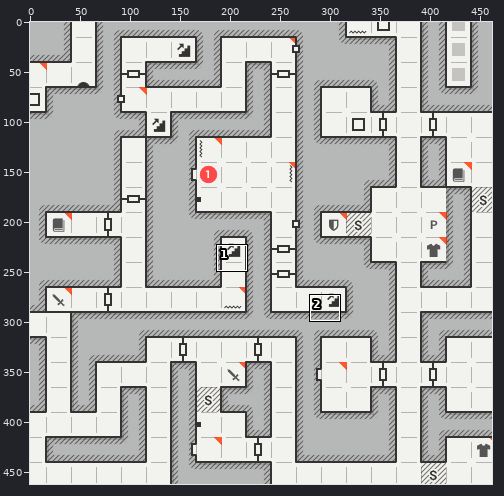
A sprite sheet gets an edit: source/_static/img/frontpage/ss-eob-2-thumb.png. The picture above shows the old version from afar; the outline marks the close-up.
Close-up. Before the edit:
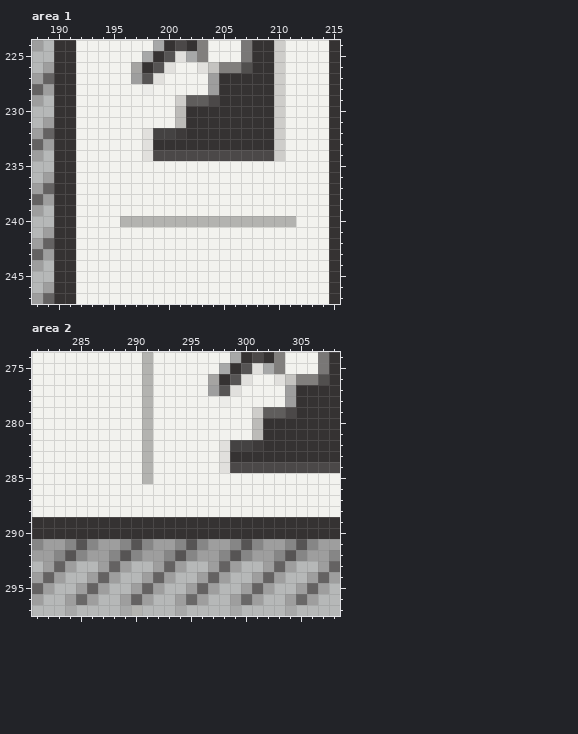
The file is 462x462 pixels. Colours within 5 levels of each other are drawn and written as one. Shown: area 1: x 188..215, y 224..247; area 2: x 281..308, y 274..297. The commit also changed other parts of the picture, which this record leaves out.
Once edited:
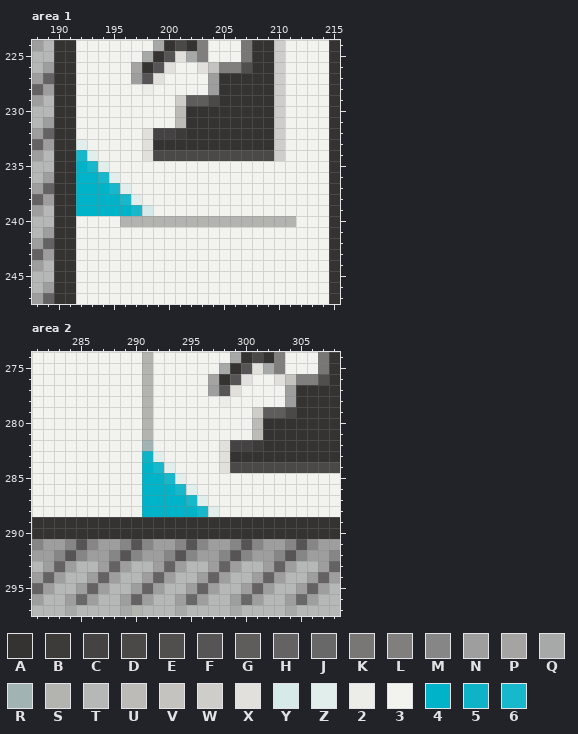
Palette (. is transparent): A #353232  B #3d3a3a  C #444242  D #4b4848  E #514f4e  F #565454  G #5f5d5c  H #646262  J #696868  K #797776  L #817f7d  M #868686  N #9e9e9e  P #a5a4a2  Q #a7a8a8  R #a2b3b3  S #b3b3b0  T #b6b8b8  U #bcbbb8  V #c4c3c0  W #cecdca  X #e1e0dd  Y #d6eae9  Z #e1eeec  2 #ecece9  3 #f2f2ee  4 #00b3c8  5 #0fb3c7  6 #17b8cb
Change:
Area 1:
The edit turns colour 3 into colour 4 in row 235 at x 192; in row 236 at x 192 to 193; in row 237 at x 192 to 194; in row 238 at x 192 to 195; in row 239 at x 192 to 196.
The edit turns colour 3 into colour 6 in row 234 at x 192; in row 235 at x 193; in row 236 at x 194; in row 237 at x 195; in row 238 at x 196; in row 239 at x 197.
The edit turns colour 3 into colour Y in row 239 at x 198.
The edit turns colour 3 into colour Z in row 233 at x 192; in row 234 at x 193; in row 235 at x 194; in row 236 at x 195; in row 237 at x 196; in row 238 at x 197.
Area 2:
The edit turns colour 3 into colour 4 in row 285 at x 292; in row 286 at x 291 to 293; in row 287 at x 291 to 294; in row 288 at x 291 to 295.
The edit turns colour S into colour 4 in rows 284 to 285 at x 291.
The edit turns colour S into colour 5 in row 283 at x 291.
The edit turns colour 3 into colour 6 in row 284 at x 292; in row 285 at x 293; in row 286 at x 294; in row 287 at x 295; in row 288 at x 296.
The edit turns colour S into colour R in row 282 at x 291.
The edit turns colour 3 into colour Z in row 283 at x 292; in row 284 at x 293; in row 285 at x 294; in row 286 at x 295; in row 287 at x 296; in row 288 at x 297.
Where, in picture pixels (left, top, right, bottom), the same in both close-ups:
changed: (76, 139, 153, 216)
changed: (142, 440, 219, 517)
